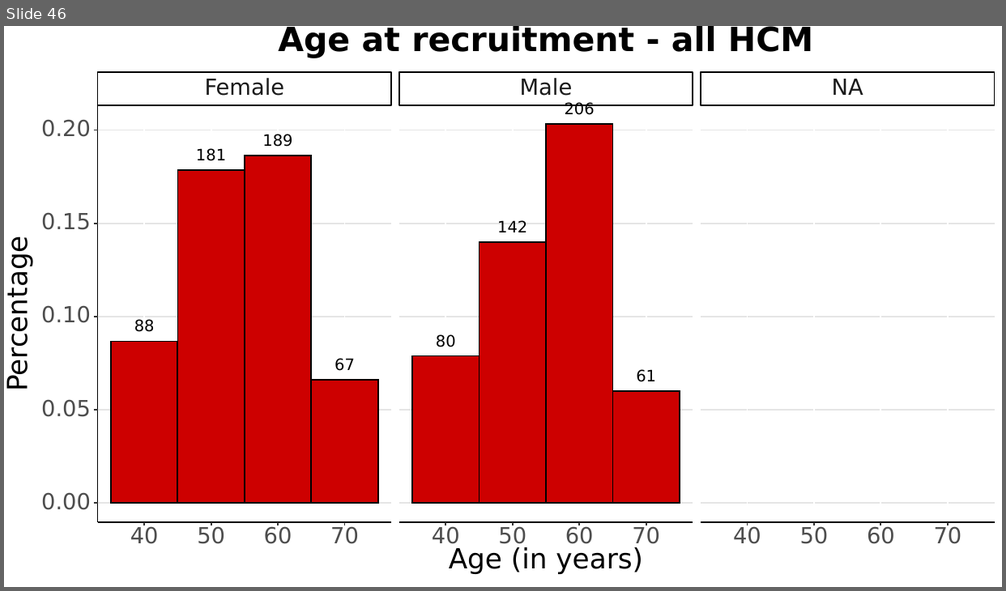
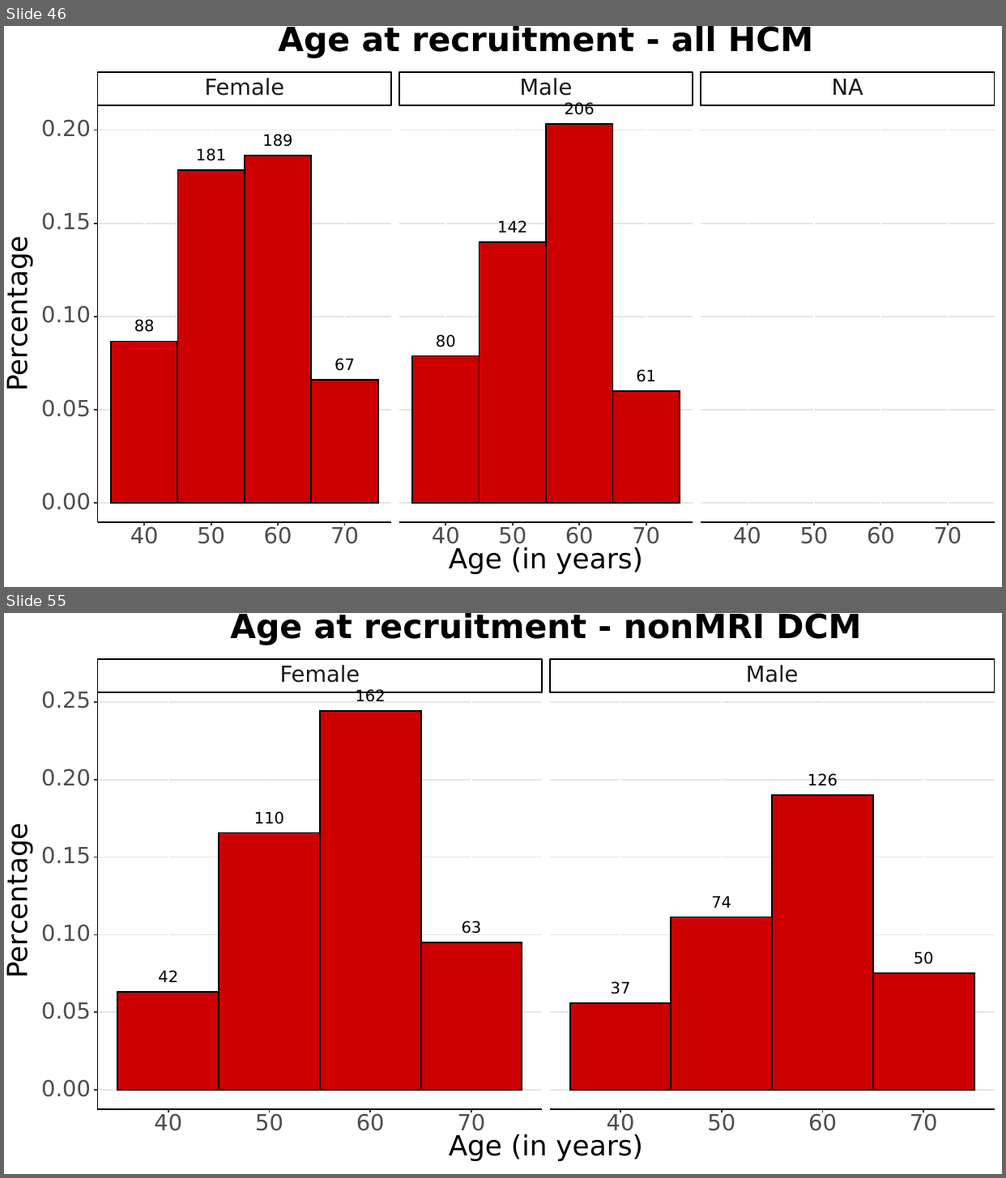
Before and after one commit to CirculatoryHealth/Inherited-cardiomyopathies, a slide deck: results/figures/UKB_MCM_Summary.pptx. Shown one above the other, each under a label of ours: slide 46 before the commit, slides 46 and 55 after it; the slides between them are not shown. The pictures are 1006x591 and 1006x1178 pixels, drawn with LibreOffice and Linux fonts; fonts in the diff are those of the drawing; background and template pictures are left out. Boxes give left, top, right and bottom in pixels: in the first picture for what was removed or moved away, otherwise in the second. Text is boxed around its words. In the diff, an @@ line names an element or a change of style, - is before the commit and + after.

```diff
--- a/results/figures/UKB_MCM_Summary.pptx
+++ b/results/figures/UKB_MCM_Summary.pptx
@@ slide 55 added at [4,613,1002,1174], background #FFFFFF; not listed: 2 template elements that a slide beside it also shows @@
@@ group added at [4,613,1002,1174]: 57 freeform shapes, 27 texts, 11 rectangles @@
+42
+110
+162
+63
+37
+74
+126
+50
+Female
+Male
+40
+50
+60
+70
+40
+50
+60
+70
+0.00
+0.05
+0.10
+0.15
+0.20
+0.25
+Age (in years)
+Percentage
+Age at recruitment - nonMRI DCM
```
Also in this commit, not shown: 14 other slides added, 2 other files.
